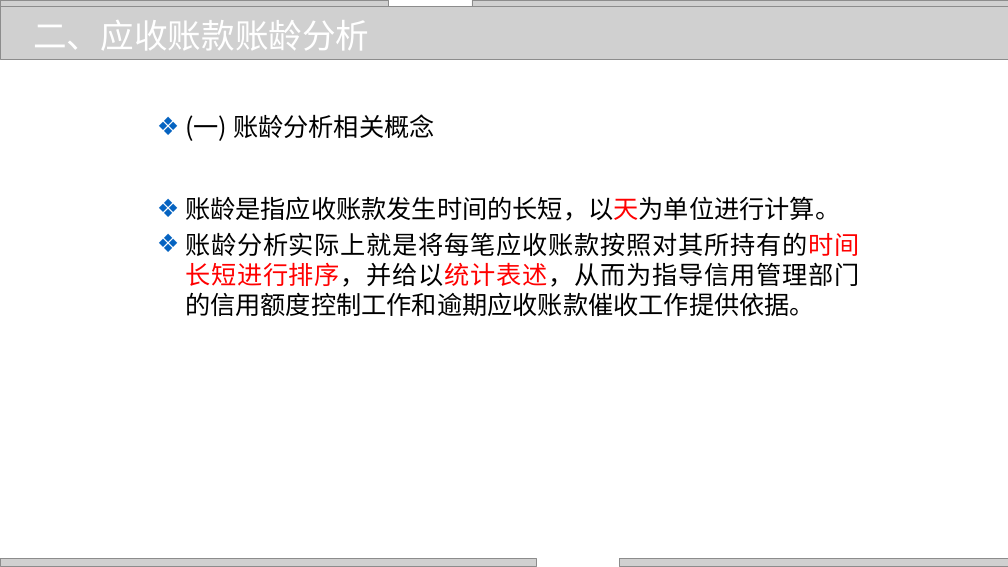
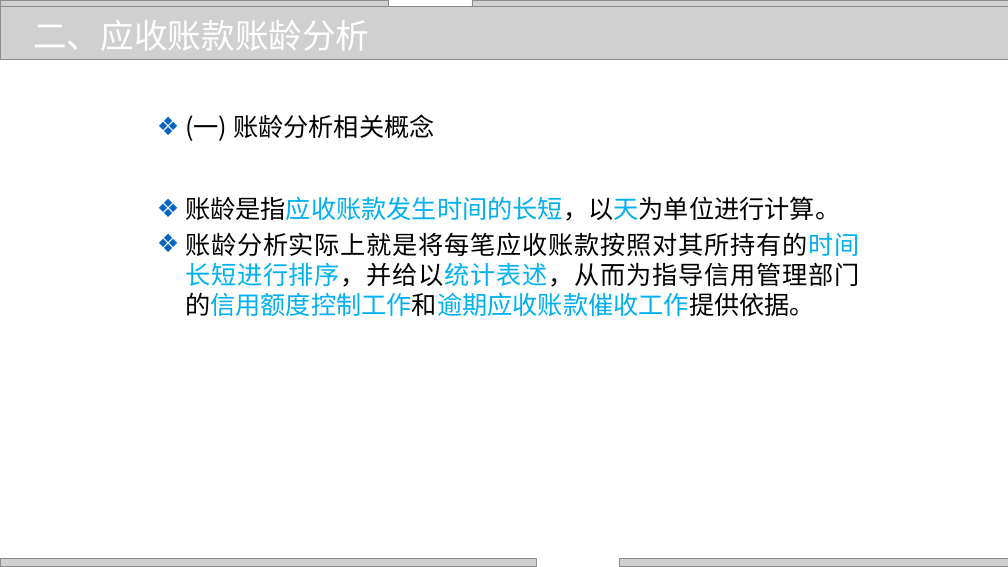
Before and after one commit to zhangjianzhang/internet_credit, a slide deck: slide 13 of files/slides/lecture_11.pptx. Drawn at 1008x567 pixels with LibreOffice and Linux fonts; fonts in the diff are those of the drawing; grey boxes stand for pictures; background and template pictures are left out. Boxes give left, top, right and bottom in pixels: in the first picture for what was removed or moved away, otherwise in the second. Text is boxed around its words. In the diff, an @@ line names an element or a change of style, - is before the commit and + after.

```diff
--- a/files/slides/lecture_11.pptx
+++ b/files/slides/lecture_11.pptx
@@ text at box(185, 196, 859, 316): text colour #000000 to #00B0F0, text colour #FF0000 to #00B0F0 in "账龄是指应收账款发生时间的长短，以天为单位进行计算。", "账龄分析实际上就是将每笔应收账款按照对其所持有的时间长短进行排序，并给以统计表述，从而为指导信用管理部门的信用额度控制工 ..." @@
```
Also in this commit, not shown: 23 other slides changed, 5 other files.
